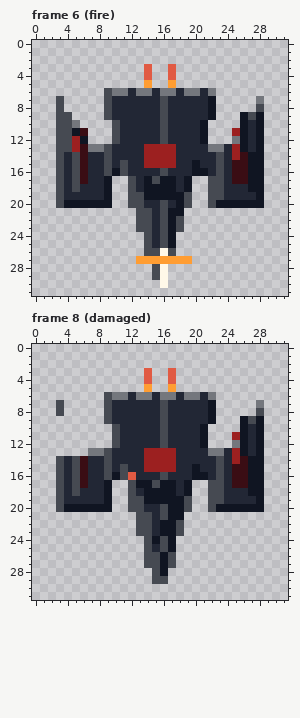
Pixel-art file: assets/sources/enemies/test_library/dive_hunter.ase. The picture above was drawn from the file before the commit.
32x32 pixels, 14 frames. Shown: frame 6 (fire), frame 8 (damaged). The commit also changed other frames, which this record leaves out.
After the commit:
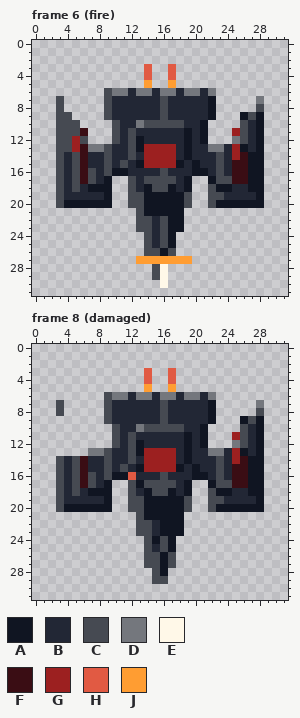
Palette (. is transparent): A #101522  B #222735  C #464a52  D #74777d  E #fff8e8  F #3a0d14  G #9c2020  H #e15a43  J #ff9d32
Changes in this commit:
{"change": "layer \"Armored Depth\" added"}
{"where": "frame 6 (fire), layer \"Armored Depth\""}
{"frame":6,"y":10,"x":5,"old":"D","new":"C"}
{"frame":6,"y":10,"x":13,"old":"BBB","new":"DCC"}
{"frame":6,"y":10,"x":17,"old":"BB","new":"CC"}
{"frame":6,"y":10,"x":26,"old":"A","new":"C"}
{"frame":6,"y":11,"x":5,"old":"A","new":"C"}
{"frame":6,"y":11,"x":12,"old":"B","new":"C"}
{"frame":6,"y":11,"x":16,"old":"C","new":"B"}
{"frame":6,"y":11,"x":19,"old":"B","new":"A"}
{"frame":6,"y":11,"x":26,"old":"A","new":"C"}
{"frame":6,"y":12,"x":6,"old":"A","new":"C"}
{"frame":6,"y":12,"x":12,"old":"BB","new":"CA"}
{"frame":6,"y":12,"x":16,"old":"C","new":"B"}
{"frame":6,"y":12,"x":19,"old":"B","new":"A"}
{"frame":6,"y":12,"x":26,"old":"A","new":"C"}
{"frame":6,"y":13,"x":12,"old":"BB","new":"CA"}
{"frame":6,"y":13,"x":19,"old":"B","new":"A"}
{"frame":6,"y":14,"x":12,"old":"B","new":"C"}
{"frame":6,"y":14,"x":19,"old":"B","new":"A"}
{"frame":6,"y":15,"x":13,"old":"B","new":"A"}
{"frame":6,"y":15,"x":18,"old":"B","new":"A"}
{"frame":6,"y":16,"x":7,"old":"B","new":"C"}
{"frame":6,"y":16,"x":11,"old":"C","new":"A"}
{"frame":6,"y":17,"x":7,"old":"B","new":"C"}
{"frame":6,"y":17,"x":14,"old":"A","new":"C"}
{"frame":6,"y":17,"x":16,"old":"AA","new":"CC"}
{"frame":6,"y":17,"x":22,"old":"C","new":"A"}
{"frame":6,"y":17,"x":24,"old":"B","new":"C"}
{"frame":6,"y":18,"x":7,"old":"BB","new":"AA"}
{"frame":6,"y":18,"x":15,"old":"AA","new":"CC"}
{"frame":6,"y":18,"x":23,"old":"CB","new":"AA"}
{"frame":6,"y":20,"x":14,"old":"BBCB","new":"AAAA"}
{"frame":6,"y":21,"x":14,"old":"CBC","new":"AAA"}
{"frame":6,"y":22,"x":18,"old":"C","new":"A"}
{"frame":6,"y":23,"x":18,"old":"C","new":"A"}
{"frame":6,"y":26,"x":16,"old":"E","new":"A"}
{"where": "frame 8 (damaged), layer \"Armored Depth\""}
{"frame":8,"y":10,"x":13,"old":"BBB","new":"DCC"}
{"frame":8,"y":10,"x":17,"old":"BB","new":"CC"}
{"frame":8,"y":10,"x":26,"old":"A","new":"C"}
{"frame":8,"y":11,"x":12,"old":"B","new":"C"}
{"frame":8,"y":11,"x":16,"old":"C","new":"B"}
{"frame":8,"y":11,"x":19,"old":"B","new":"A"}
{"frame":8,"y":11,"x":26,"old":"A","new":"C"}
{"frame":8,"y":12,"x":12,"old":"BB","new":"CA"}
{"frame":8,"y":12,"x":16,"old":"C","new":"B"}
{"frame":8,"y":12,"x":19,"old":"B","new":"A"}
{"frame":8,"y":12,"x":26,"old":"A","new":"C"}
{"frame":8,"y":13,"x":12,"old":"BB","new":"CA"}
{"frame":8,"y":13,"x":19,"old":"B","new":"A"}
{"frame":8,"y":14,"x":12,"old":"B","new":"C"}
{"frame":8,"y":14,"x":19,"old":"B","new":"A"}
{"frame":8,"y":15,"x":13,"old":"B","new":"A"}
{"frame":8,"y":15,"x":18,"old":"B","new":"A"}
{"frame":8,"y":16,"x":7,"old":"B","new":"C"}
{"frame":8,"y":16,"x":11,"old":"C","new":"A"}
{"frame":8,"y":17,"x":7,"old":"B","new":"C"}
{"frame":8,"y":17,"x":14,"old":"A","new":"C"}
{"frame":8,"y":17,"x":16,"old":"AA","new":"CC"}
{"frame":8,"y":17,"x":22,"old":"C","new":"A"}
{"frame":8,"y":17,"x":24,"old":"B","new":"C"}
{"frame":8,"y":18,"x":7,"old":"BB","new":"AA"}
{"frame":8,"y":18,"x":15,"old":"AA","new":"CC"}
{"frame":8,"y":18,"x":23,"old":"CB","new":"AA"}
{"frame":8,"y":20,"x":14,"old":"BBC","new":"AAA"}
{"frame":8,"y":21,"x":14,"old":"CBC","new":"AAA"}
{"frame":8,"y":22,"x":18,"old":"C","new":"A"}
{"frame":8,"y":23,"x":18,"old":"C","new":"A"}
{"label":"changed","picture_box":[72,120,248,256]}
{"label":"changed","picture_box":[88,424,248,536]}
